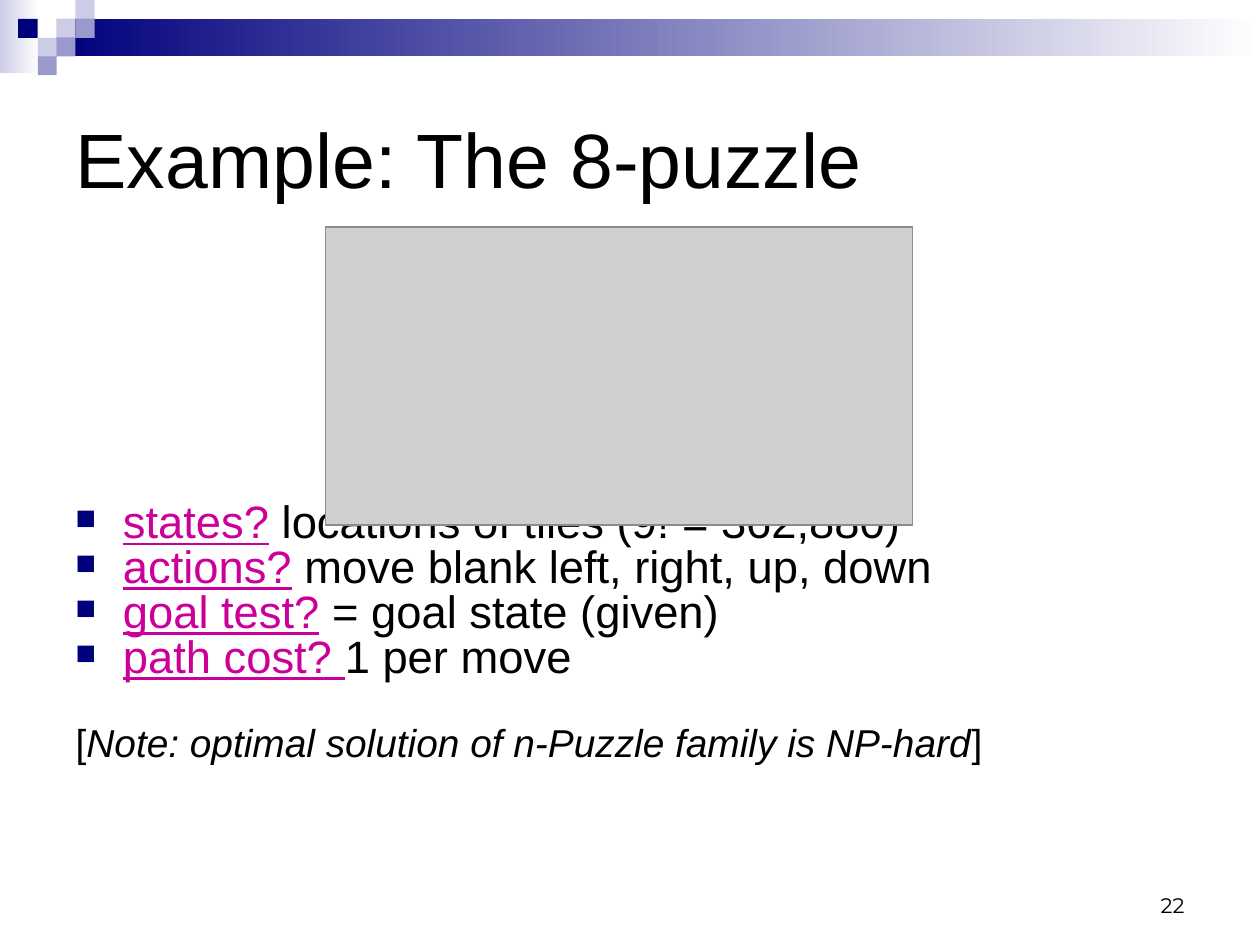
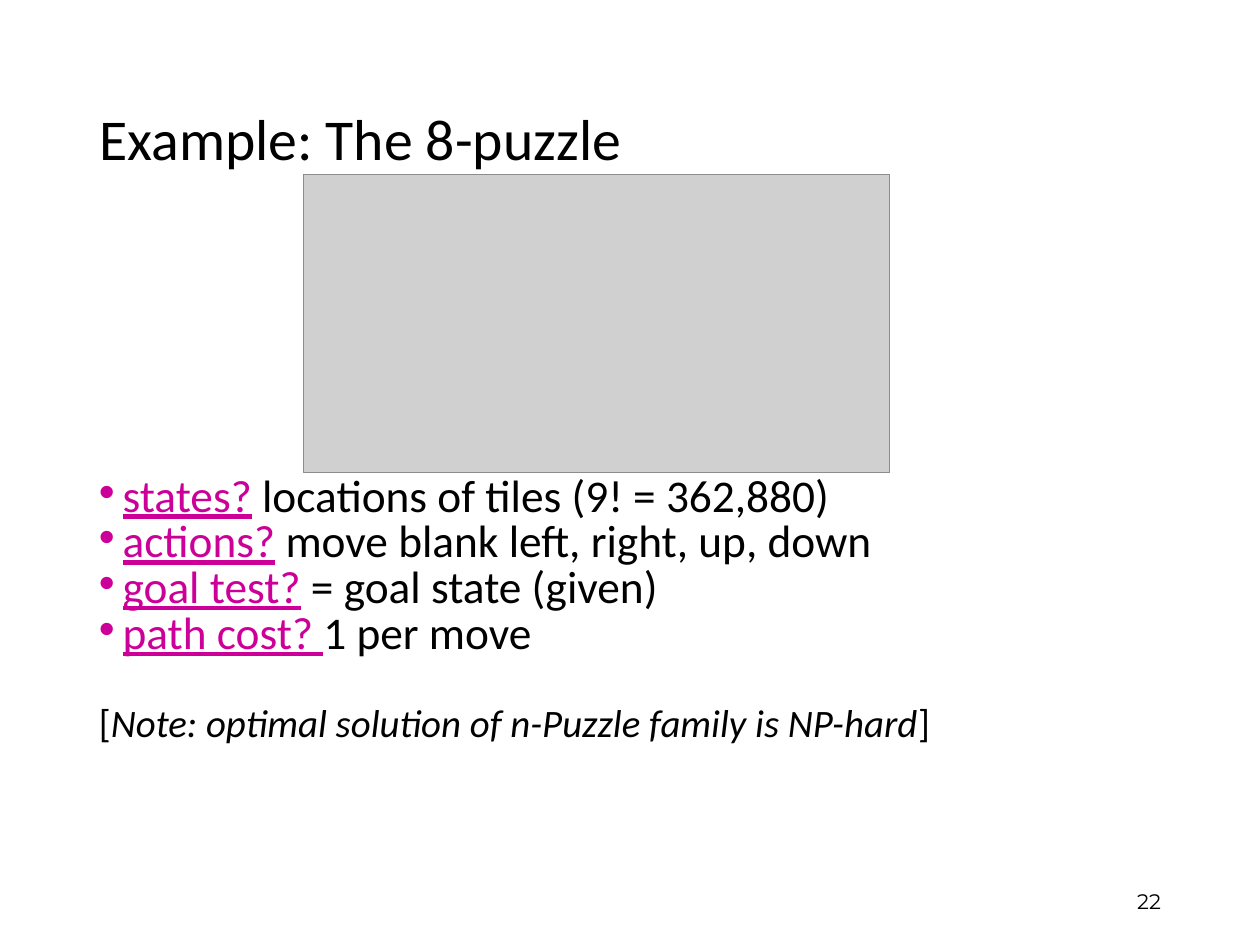
Before and after one commit to jayurbain/artificial-intelligence, a slide deck: slide 22 of slides/m3-search.ppt. Drawn at 1260x945 pixels with LibreOffice and Linux fonts; fonts in the diff are those of the drawing; grey boxes stand for pictures. Boxes give left, top, right and bottom in pixels: in the first picture for what was removed or moved away, otherwise in the second. Text is boxed around its words. In the diff, an @@ line names an element or a change of style, - is before the commit and + after.

```diff
--- a/slides/m3-search.ppt
+++ b/slides/m3-search.ppt
@@ group removed at [0,0,1260,76]: 9 rectangles @@
@@ title "Example: The 8-puzzle": place and size @@
-title "Example: The 8-puzzle" at [76,132,861,203]
+title "Example: The 8-puzzle" at [99,120,621,170]
@@ title "Example: The 8-puzzle" at [99,120,621,170]: size 44 to 33 pt, font Arial to Calibri; line spacing 1 to 0.9 @@
@@ picture: place and size @@
-picture at [325,227,912,524]
+picture at [304,175,891,472]
@@ text "states? locations of tiles (9! ...": place and size @@
-text "states? locations of tiles (9! ..." at [76,503,982,765]
+text "states? locations of tiles (9! ..." at [99,479,930,744]
@@ text "states? locations of tiles (9! ..." at [99,479,930,744]: font Arial to Calibri; bullet ■ to •; bullet colour #00007D to #CC0099; indent changed; more space between paragraphs @@
@@ page number: place and size @@
-page number at [1161,898,1185,913]
+page number at [1137,894,1161,909]
@@ page number at [1137,894,1161,909]: vertical alignment bottom to middle @@
```
Also in this commit, not shown: 69 other slides changed, 5 other files.
